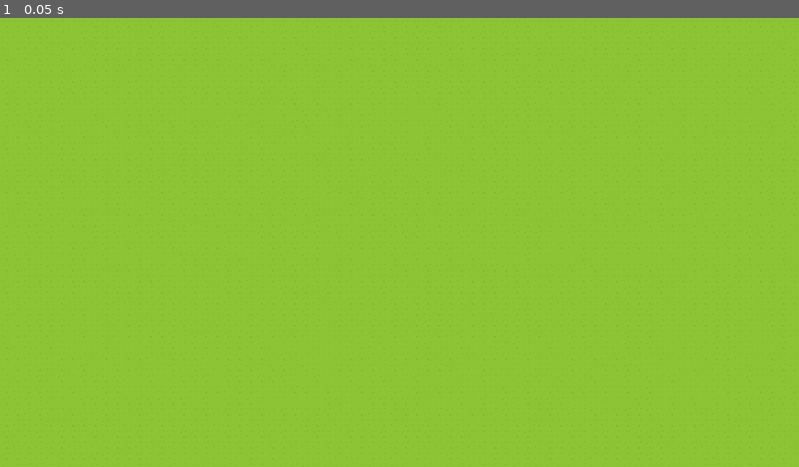
Above: before the commit, frame 1.
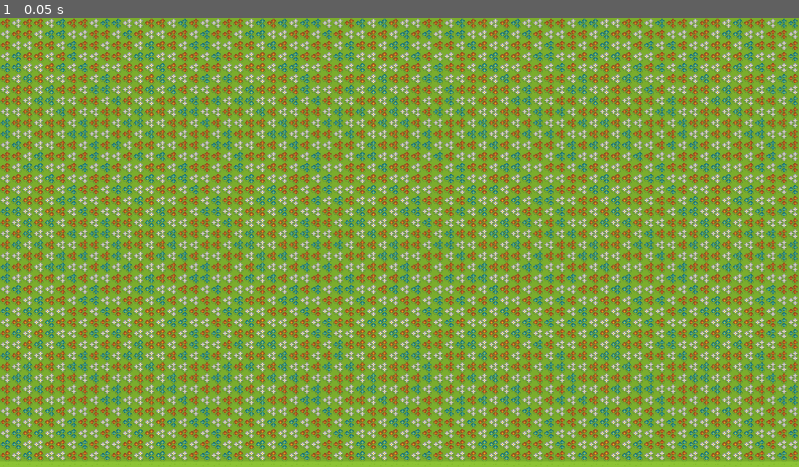
Above: after the commit, the same moment.

Repository: Zishan-Rahman/GD4LSystemRPG
Game: Godot game, scene res://tile_map.tscn
The game is run twice, just before and just after one commit, with the same random seed, the same clock (stepped at 60 frames per second) and the same inputs.
Inputs:
- Up to frame 1 (0.05 s): no input

The runs differ from the first frame. In frame 1, 64% of the frame differs, in the area x 0-100%, y 0-99%.

Commit message:
Implement L-System for painting flowers onto scene

Diff:
--- a/l_system.gd
+++ b/l_system.gd
@@ -1,11 +1,64 @@
 extends Node
 
+@onready var tile_map: TileMap = get_parent()
+@export var axiom: String = "OWB"
+@onready var string: String = axiom
+@export var rules: Array[Dictionary] = [
+	{
+		"from": "O",
+		"to": "OWO"
+	},
+	{
+		"from": "W",
+		"to": "WB"
+	},
+	{
+		"from": "B",
+		"to": "BWO"
+	}
+]
+
+const FLOWERS_1: Vector2i = Vector2i(3, 7) # "O" = ORANGE
+const FLOWERS_2: Vector2i = Vector2i(3, 10) # "W" = WHITE
+const FLOWERS_3: Vector2i = Vector2i(3, 13) # "B" = BLUE
+
+func get_new_replacement(character: String) -> String:
+	for rule in rules:
+		if rule["from"] == character:
+			return rule["to"]
+	return ""
+
+func size() -> int:
+	return tile_map.x_tile_range * tile_map.y_tile_range
+
+func parse() -> String:
+	var size: int = size()
+	while len(string) <= size:
+		var new_string = ""
+		for character in string:
+			new_string += get_new_replacement(character)
+		string = new_string
+	string = string.substr(0, size)
+	return string
+
+func paint() -> void:
+	string = parse()
+	var size: int = size()
+	var i: int = -1
+	for x in range(tile_map.x_tile_range):
+		for y in range(tile_map.y_tile_range):
+			i += 1
+			if string[i] == "O":
+				tile_map.set_cell(1, Vector2i(x, y), 0, FLOWERS_1)
+			elif string[i] == "W":
+				tile_map.set_cell(1, Vector2i(x, y), 0, FLOWERS_2)
+			elif string[i] == "B":
+				tile_map.set_cell(1, Vector2i(x, y), 0, FLOWERS_3)
 
 # Called when the node enters the scene tree for the first time.
-func _ready():
-	pass # Replace with function body.
-
+func _ready() -> void:
+	paint()
 
 # Called every frame. 'delta' is the elapsed time since the previous frame.
-func _process(delta):
+func _process(_delta) -> void:
 	pass
